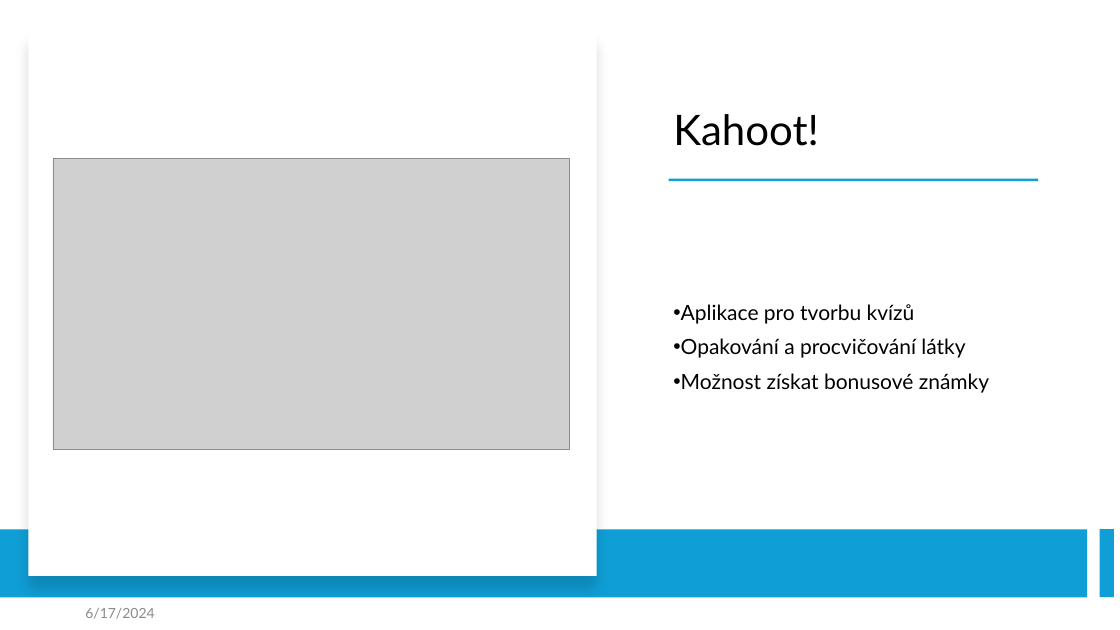
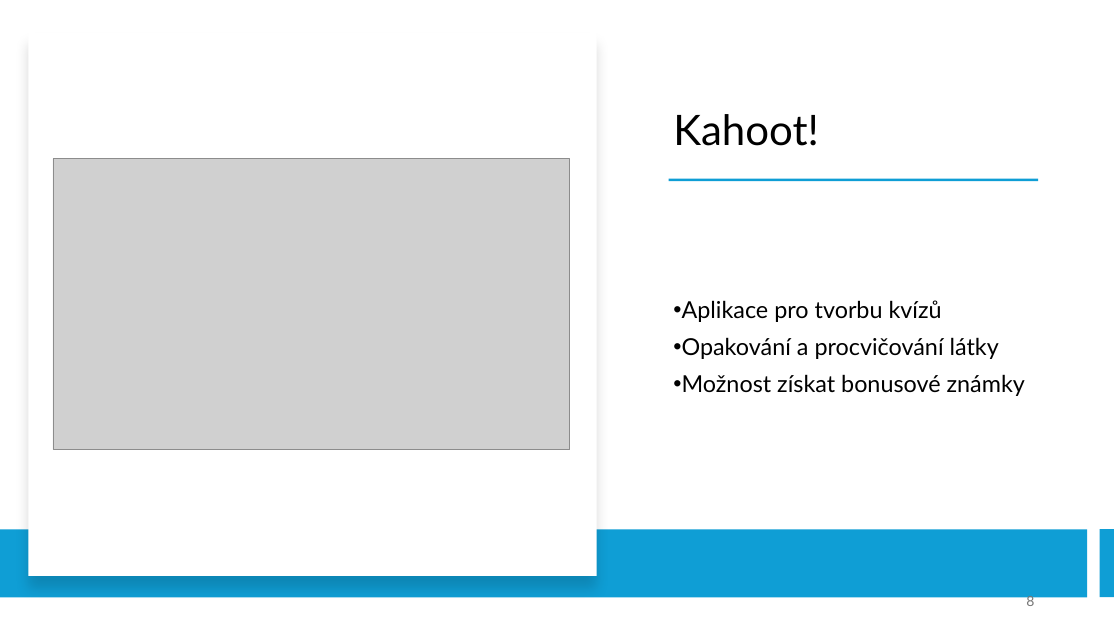
Before and after one commit to dawissl/hradebni, a slide deck: slide 8 of Prezentace/1. ročník/PGM_00_uvodni_hodina.pptx. Drawn at 1120x630 pixels with LibreOffice and Linux fonts; fonts in the diff are those of the drawing; grey boxes stand for pictures. Boxes give left, top, right and bottom in pixels: in the first picture for what was removed or moved away, otherwise in the second. Text is boxed around its words. In the diff, an @@ line names an element or a change of style, - is before the commit and + after.

```diff
--- a/Prezentace/1. ročník/PGM_00_uvodni_hodina.pptx
+++ b/Prezentace/1. ročník/PGM_00_uvodni_hodina.pptx
@@ text "Aplikace pro tvorbu kvízů" at (x1=682, y1=300, x2=1025, y2=396): size 18 to 20 pt @@
@@ page number added at (x1=1026, y1=593, x2=1034, y2=609), 12 pt, text #797979 @@
+8
@@ text removed at (x1=85, y1=608, x2=154, y2=619) @@
-6/17/2024
```
Also in this commit, not shown: 9 other slides changed, 6 other files.
